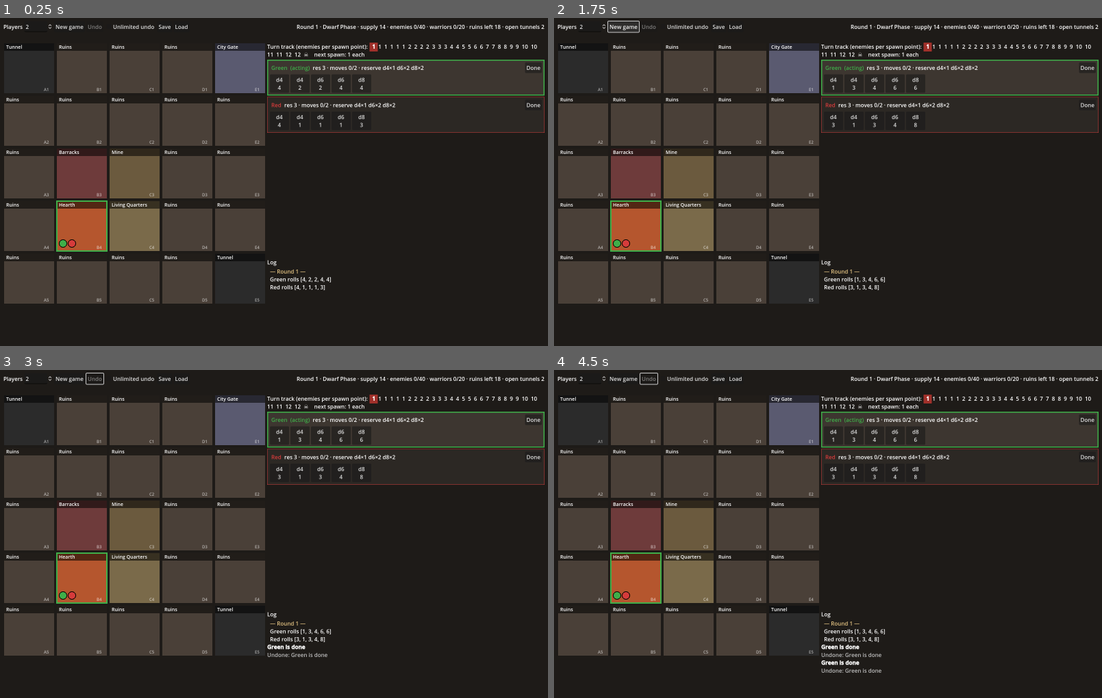
Above: before the commit, frames 1-4 (two rows, left to right).
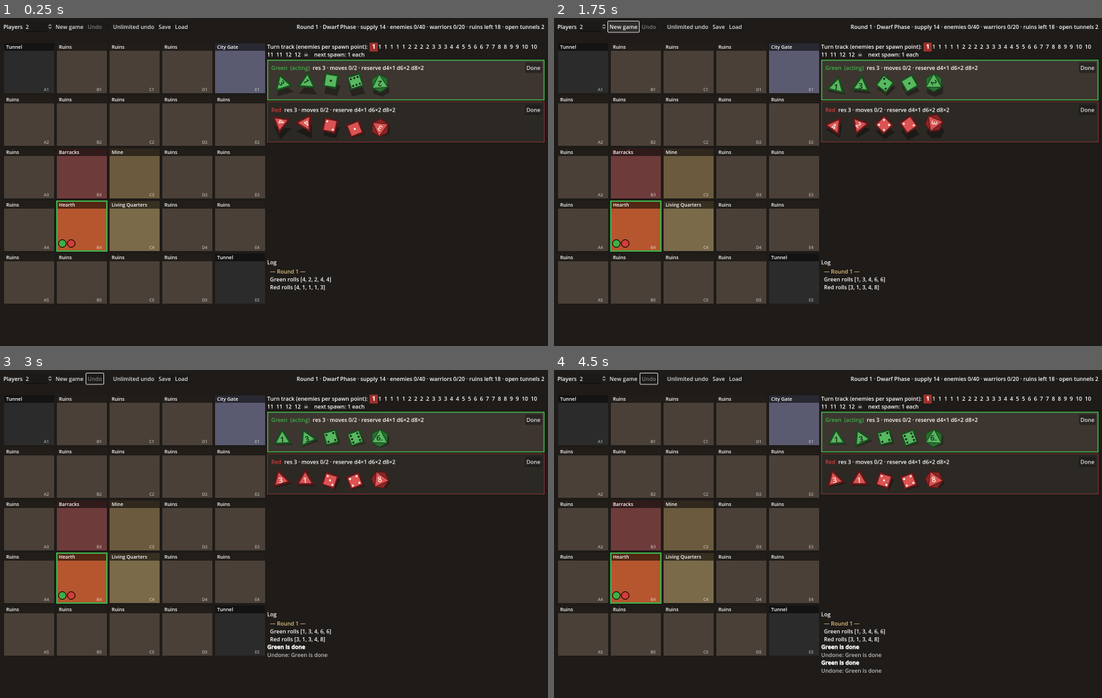
Above: after the commit, the same moments.

Repository: ra314/dwarves-ryk
Game: Godot game, scene res://scenes/main.tscn
Two runs of this game, one before a commit and one after it. Both use one fixed random seed, a clock stepped at 60 frames per second and the inputs below.
Inputs:
- Up to frame 1 (0.25 s): no input
- Up to frame 2 (1.75 s): click "New game" at 0.5 s; click "New game" at 1.25 s
- Up to frame 3 (3 s): click "Done" at 2 s; click "Undo: Green is done" at 2.75 s
- Up to frame 4 (4.5 s): click "Done" at 3.5 s; click "Undo: Green is done" at 4.25 s

The runs differ from the first frame. In frame 1, 2.5% of the frame differs, in the area x 10-100%, y 16-70%; in frame 2, 2.5%; in frame 3, 2.5%; in frame 4, 2.5%.

Commit message:
Draw rolled dice in the player trays
- New DiceView draws each die in its own shape (d4 triangle, d6 with
  pips, faceted d8/d12, kite d10) in the player's colour. Each one has
  a random tilt, a drop shadow and the rolled face on top, and ink
  switches to dark on light bodies.
- The dice tumble briefly when a new round's roll is first shown.
  Selected dice lift with a gold ring; spent dice fade out.
- Nobles on a crowded tile shrink to fit instead of spilling off.

Co-Authored-By: Claude Opus 5.5 <noreply@anthropic.com>
Claude-Session: https://claude.ai/code/session_01LEznH7JBbSnGRsZcWA9zG6

Diff:
--- /dev/null
+++ b/scripts/ui/dice_view.gd
@@ -0,0 +1,198 @@
+class_name DiceView
+extends Control
+## A die drawn as if it has just been rolled onto the table: its own shape per
+## type, a random tilt, a drop shadow and the rolled face on top. Click to select.
+
+signal picked(on: bool)
+
+const SIZE := 68.0
+const PIPS := {
+	1: [Vector2(0, 0)],
+	2: [Vector2(-1, -1), Vector2(1, 1)],
+	3: [Vector2(-1, -1), Vector2(0, 0), Vector2(1, 1)],
+	4: [Vector2(-1, -1), Vector2(1, -1), Vector2(-1, 1), Vector2(1, 1)],
+	5: [Vector2(-1, -1), Vector2(1, -1), Vector2(0, 0), Vector2(-1, 1), Vector2(1, 1)],
+	6: [Vector2(-1, -1), Vector2(1, -1), Vector2(-1, 0), Vector2(1, 0), Vector2(-1, 1), Vector2(1, 1)],
+}
+
+var die_type: String = "d6"
+var value: int = 1
+var used: bool = false
+var selected: bool = false
+var body: Color = Color.WHITE
+var tilt: float = 0.0
+var nudge: Vector2 = Vector2.ZERO
+
+var _rolling: float = 0.0   # 1 -> 0 while tumbling
+var _shown: int = 1
+
+
+func _init() -> void:
+	custom_minimum_size = Vector2(SIZE, SIZE)
+	mouse_filter = Control.MOUSE_FILTER_STOP
+
+
+## seed_key makes the tilt stable between redraws but different each round.
+func setup(type: String, v: int, is_used: bool, is_selected: bool, colour: Color, seed_key: int) -> void:
+	die_type = type
+	value = v
+	_shown = v
+	used = is_used
+	selected = is_selected
+	body = colour
+	var r := RandomNumberGenerator.new()
+	r.seed = seed_key
+	tilt = r.randf_range(-0.45, 0.45)
+	nudge = Vector2(r.randf_range(-3, 3), r.randf_range(-3, 3))
+	tooltip_text = "%s showing %d%s" % [type, v, " (spent)" if used else ""]
+	mouse_default_cursor_shape = Control.CURSOR_ARROW if used else Control.CURSOR_POINTING_HAND
+	queue_redraw()
+
+
+## Tumble for a moment, flicking through faces, then land on the real value.
+func roll_in(delay: float = 0.0) -> void:
+	_rolling = 1.0
+	var tw := create_tween()
+	tw.tween_interval(delay)
+	tw.tween_method(_set_rolling, 1.0, 0.0, 0.65).set_ease(Tween.EASE_OUT).set_trans(Tween.TRANS_CUBIC)
+
+
+func _set_rolling(t: float) -> void:
+	_rolling = t
+	_shown = value if t < 0.08 else randi_range(1, GameData.die_sides(die_type))
+	queue_redraw()
+
+
+func _gui_input(e: InputEvent) -> void:
+	if used:
+		return
+	if e is InputEventMouseButton and e.pressed and e.button_index == MOUSE_BUTTON_LEFT:
+		selected = not selected
+		queue_redraw()
+		picked.emit(selected)
+		accept_event()
+
+
+func _draw() -> void:
+	var lift := 4.0 if selected else 0.0
+	var bounce := -sin(_rolling * PI) * 14.0
+	var c := size / 2 + nudge + Vector2(0, bounce - lift)
+	var angle := tilt + _rolling * TAU * 1.25
+	var r := SIZE * 0.36
+	var ink := _ink()
+	var alpha := 0.38 if used else 1.0
+
+	# Shadow on the table, flattened, further away when lifted or bouncing.
+	var shadow_off := Vector2(4, 6) + Vector2(0, lift - bounce * 0.4)
+	draw_set_transform(size / 2 + nudge + shadow_off, angle, Vector2(1.0, 0.8))
+	draw_colored_polygon(_outline(r * 1.02), Color(0, 0, 0, 0.35 * alpha))
+
+	draw_set_transform(c, angle, Vector2.ONE)
+	if selected:
+		draw_polyline(_closed(_outline(r + 6)), Color(1, 0.85, 0.3, 0.9), 3.0, true)
+	var side := body.darkened(0.35)
+	var face := body.lightened(0.12)
+	side.a = alpha
+	face.a = alpha
+	var edge := body.darkened(0.6)
+	edge.a = alpha
+	draw_colored_polygon(_outline(r), side)
+	draw_colored_polygon(_face(r), face)
+	draw_polyline(_closed(_outline(r)), edge, 1.5, true)
+	draw_polyline(_closed(_face(r)), edge, 1.0, true)
+	for f in _facets(r):
+		draw_line(f[0], f[1], edge, 1.0, true)
+
+	# The rolled value, kept upright-ish so it stays readable.
+	ink.a = alpha
+	if die_type == "d6":
+		for p in PIPS.get(_shown, []):
+			draw_circle(p * r * 0.42, r * 0.12, ink)
+	else:
+		draw_set_transform(c + _face_centre(r).rotated(angle), angle * 0.5, Vector2.ONE)
+		var font := get_theme_default_font()
+		var fs := 22 if _shown < 10 else 18
+		var text := str(_shown)
+		if _shown in [6, 9]:
+			text += "."
+		var w := font.get_string_size(text, HORIZONTAL_ALIGNMENT_LEFT, -1, fs).x
+		draw_string(font, Vector2(-w / 2, fs * 0.36), text, HORIZONTAL_ALIGNMENT_LEFT, -1, fs, ink)
+	draw_set_transform(Vector2.ZERO, 0, Vector2.ONE)
+	if used:
+		draw_string(get_theme_default_font(), Vector2(4, size.y - 4), die_type, HORIZONTAL_ALIGNMENT_LEFT, -1, 11, Color(1, 1, 1, 0.45))
+
+
+func _ink() -> Color:
+	return Color("1a1a1a") if body.get_luminance() > 0.55 else Color("fbf6ea")
+
+
+# --- Shapes (in die space, centred on 0,0) --------------------------------------
+
+func _regular(n: int, r: float, start: float) -> PackedVector2Array:
+	var pts := PackedVector2Array()
+	for i in n:
+		pts.append(Vector2.from_angle(start + TAU * i / n) * r)
+	return pts
+
+
+## Silhouette of the whole die.
+func _outline(r: float) -> PackedVector2Array:
+	match die_type:
+		"d4": return _regular(3, r * 1.2, -PI / 2)
+		"d6": return _regular(4, r * 1.12, PI / 4 + 0.08)
+		"d8": return _regular(6, r * 1.08, -PI / 2)
+		"d10": return PackedVector2Array([Vector2(0, -r * 1.2), Vector2(r * 1.05, -r * 0.1), Vector2(0, r * 1.1), Vector2(-r * 1.05, -r * 0.1)])
+		_: return _regular(10, r * 1.12, -PI / 2)
+
+
+## The face pointing up, drawn lighter.
+func _face(r: float) -> PackedVector2Array:
+	match die_type:
+		"d4": return _regular(3, r * 0.95, -PI / 2)
+		"d6": return _regular(4, r * 0.98, PI / 4)
+		"d8": return _regular(3, r * 1.08, -PI / 2)
+		"d10": return PackedVector2Array([Vector2(0, -r * 1.2), Vector2(r * 0.62, r * 0.05), Vector2(0, r * 0.45), Vector2(-r * 0.62, r * 0.05)])
+		_: return _regular(5, r * 0.72, -PI / 2)
+
+
+## Extra edges that make it read as a solid.
+func _facets(r: float) -> Array:
+	var out := []
+	match die_type:
+		"d8":
+			var o := _outline(r)
+			var f := _face(r)
+			# Hexagon corners 1, 3, 5 sit between the face's corners.
+			for i in 3:
+				out.append([f[i], o[(i * 2 + 1) % 6]])
+				out.append([o[(i * 2 + 1) % 6], f[(i + 1) % 3]])
+		"d10":
+			var o := _outline(r)
+			var f := _face(r)
+			out.append([f[1], o[1]])
+			out.append([f[3], o[3]])
+			out.append([f[2], o[2]])
+		"d12":
+			var o := _outline(r)
+			var f := _face(r)
+			for i in 5:
+				out.append([f[i], o[i * 2]])
+		"d4":
+			var f := _face(r)
+			var o := _outline(r)
+			for i in 3:
+				out.append([f[i], o[i]])
+	return out
+
+
+func _face_centre(r: float) -> Vector2:
+	match die_type:
+		"d4": return Vector2(0, r * 0.12)
+		"d10": return Vector2(0, -r * 0.2)
+	return Vector2.ZERO
+
+
+static func _closed(pts: PackedVector2Array) -> PackedVector2Array:
+	var out := pts.duplicate()
+	out.append(pts[0])
+	return out
--- a/scripts/ui/main.gd
+++ b/scripts/ui/main.gd
@@ -11,6 +11,7 @@
 var selected: Array = []           # die ids of the acting player
 var target_step: Callable          # set while waiting for a tile click: func(pos)
 var textures := {}
+var _shown_round := -1             # dice tumble when a new round's roll is first shown
 
 var tile_views: Array[TileView] = []
 var board: GridContainer
@@ -154,6 +155,7 @@
 	selected.clear()
 	_cancel_target()
 	log_view.clear()
+	_shown_round = -1
 	_build_board()
 	_log_events(ev)
 	_refresh()
@@ -285,6 +287,8 @@
 	for c in players_box.get_children():
 		c.queue_free()
 	var s := engine.state
+	var new_roll := s.round != _shown_round
+	_shown_round = s.round
 	for p in s.players:
 		var panel := PanelContainer.new()
 		var style := StyleBoxFlat.new()
@@ -319,15 +323,16 @@
 		if not p.on_board:
 			tray.add_child(_label("Wounded: misses this Dwarf Phase" if p.skip_phases == 0 else "Wounded: misses the next Dwarf Phase"))
 			continue
-		for die in p.dice:
-			var b := Button.new()
-			b.toggle_mode = true
-			b.custom_minimum_size = Vector2(56, 36)
-			b.text = "%s\n%d" % [die["type"], die["value"]] if not die["used"] else "%s\n–" % die["type"]
-			b.disabled = die["used"] or p.done
-			b.button_pressed = p.index == acting and selected.has(int(die["id"]))
-			b.toggled.connect(_toggle_die.bind(p.index, int(die["id"])))
-			tray.add_child(b)
+		for i in p.dice.size():
+			var die: Dictionary = p.dice[i]
+			var dv := DiceView.new()
+			dv.setup(die["type"], int(die["value"]), die["used"] or p.done,
+				p.index == acting and selected.has(int(die["id"])),
+				TileView.NOBLE_COLOURS[p.colour], hash([p.index, die["id"], s.round]))
+			dv.picked.connect(_toggle_die.bind(p.index, int(die["id"])))
+			tray.add_child(dv)
+			if new_roll:
+				dv.roll_in(0.05 * i + 0.1 * p.index)
 		if p.index == acting and not selected.is_empty():
 			var total := 0
 			for id in selected:
--- a/scripts/ui/tile_view.gd
+++ b/scripts/ui/tile_view.gd
@@ -74,11 +74,13 @@
 	if tile.warriors > 0:
 		_token(Vector2(r.position.x + 74, y), Color("2060b0"), "W", tile.warriors)
 	# Nobles along the bottom.
-	var x := r.position.x + 18
+	var step := minf(26.0, (r.size.x - 50) / maxf(1, nobles.size() - 1))
+	var rad := minf(12.0, step / 2 + 1)
+	var x := r.position.x + 16
 	for c in nobles:
-		draw_circle(Vector2(x, r.end.y - 22), 12, Color.BLACK)
-		draw_circle(Vector2(x, r.end.y - 22), 10, NOBLE_COLOURS.get(c, Color.WHITE))
-		x += 26
+		draw_circle(Vector2(x, r.end.y - 22), rad, Color.BLACK)
+		draw_circle(Vector2(x, r.end.y - 22), rad - 2, NOBLE_COLOURS.get(c, Color.WHITE))
+		x += step
 	if highlight.a > 0:
 		draw_rect(r, highlight, false, 4)
 	if flash > 0:
